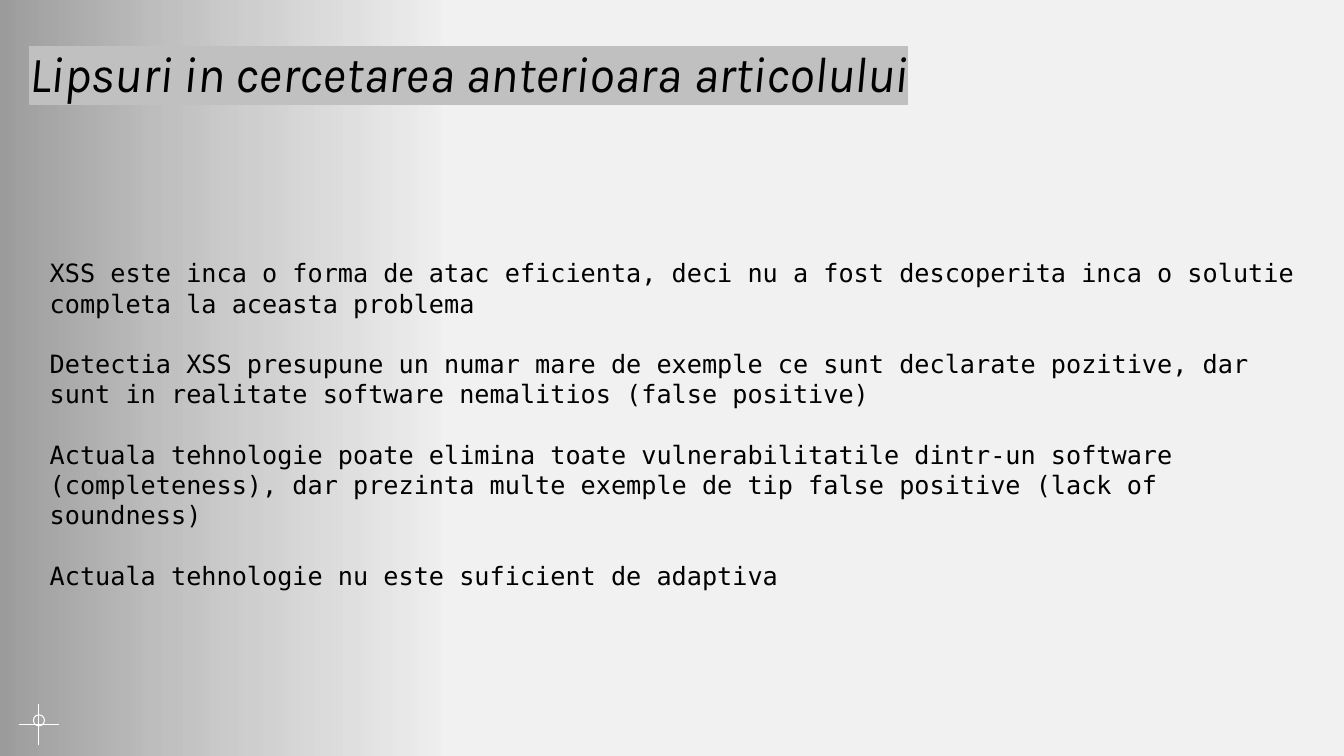
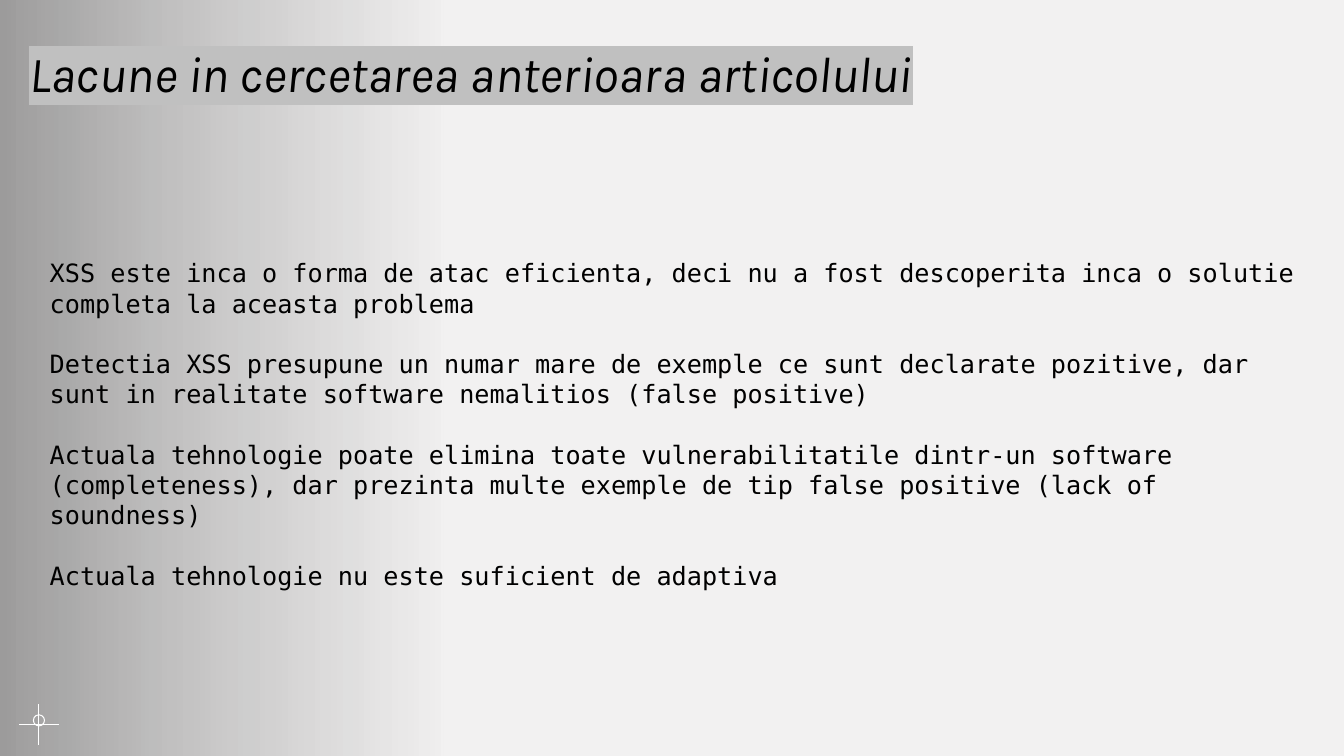
Before and after one commit to AntonioN09/ProiectTSS, a slide deck: slide 4 of Proiect_TSS.pptx (slide 13 before the commit). Drawn at 1344x756 pixels with LibreOffice and Linux fonts; fonts in the diff are those of the drawing; background and template pictures are left out. Boxes give left, top, right and bottom in pixels: in the first picture for what was removed or moved away, otherwise in the second. Text is boxed around its words. In the diff, an @@ line names an element or a change of style, - is before the commit and + after.

```diff
--- a/Proiect_TSS.pptx
+++ b/Proiect_TSS.pptx
@@ title at (29, 57, 912, 93): text changed @@
-Lipsuri in cercetarea anterioara articolului
+Lacune in cercetarea anterioara articolului
```
Also in this commit, not shown: 1 other slide changed, 9 slides removed.
